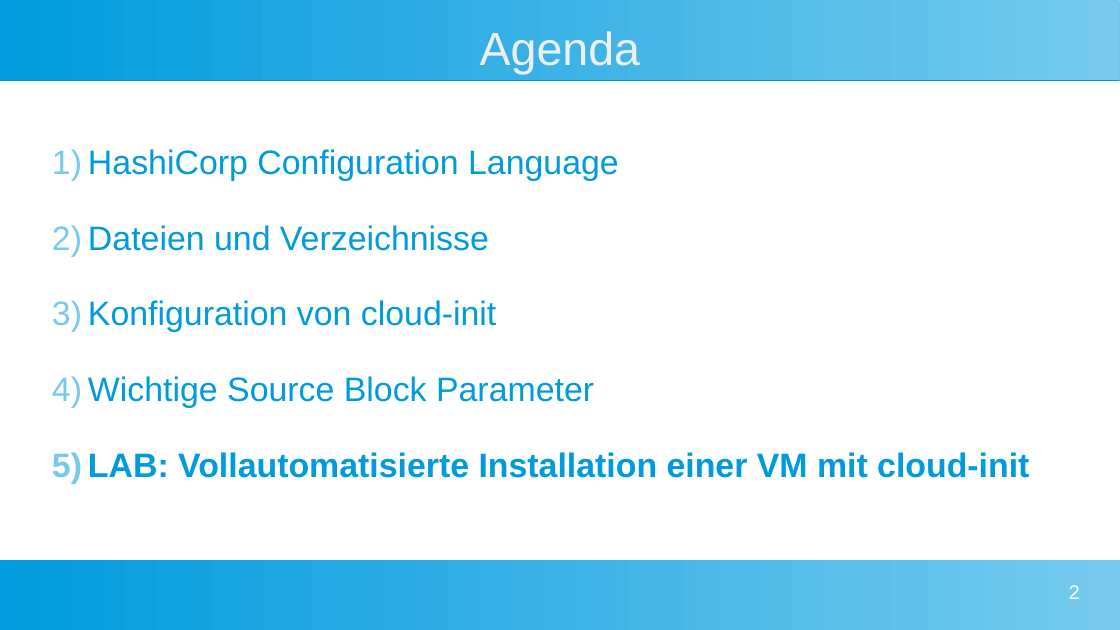
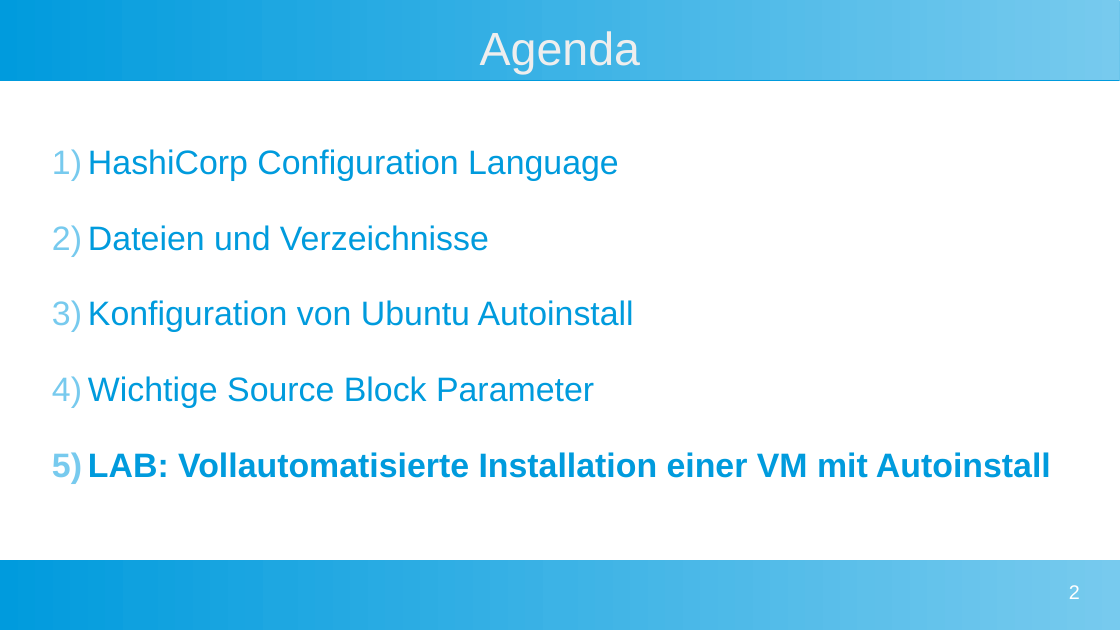
Before and after one commit to NemanjaTomic57/packer-workshop, a slide deck: slide 2 of presentation/day2.odp. Drawn at 1120x630 pixels with LibreOffice and Linux fonts; fonts in the diff are those of the drawing. Boxes give left, top, right and bottom in pixels: in the first picture for what was removed or moved away, otherwise in the second. Text is boxed around its words. In the diff, an @@ line names an element or a change of style, - is before the commit and + after.

Commit message:
Day 3 presentation

```diff
--- a/presentation/day2.odp
+++ b/presentation/day2.odp
@@ text at [88,300,634,332]: text changed @@
-3) Konfiguration von cloud-init
+3) Konfiguration von Ubuntu Autoinstall
@@ text at [88,452,1051,478]: text changed @@
-5) LAB: Vollautomatisierte Installation einer VM mit cloud-init
+5) LAB: Vollautomatisierte Installation einer VM mit Autoinstall
```
Also in this commit, not shown: 2 other slides changed, 5 slides added, 2 other files.
